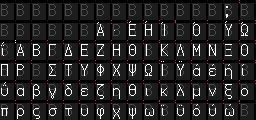
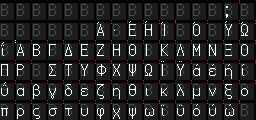
Comparing the layer stacks of the two 256 x 120 images. Changes:
painted on "Glyphs" over [97, 64, 106, 76]
